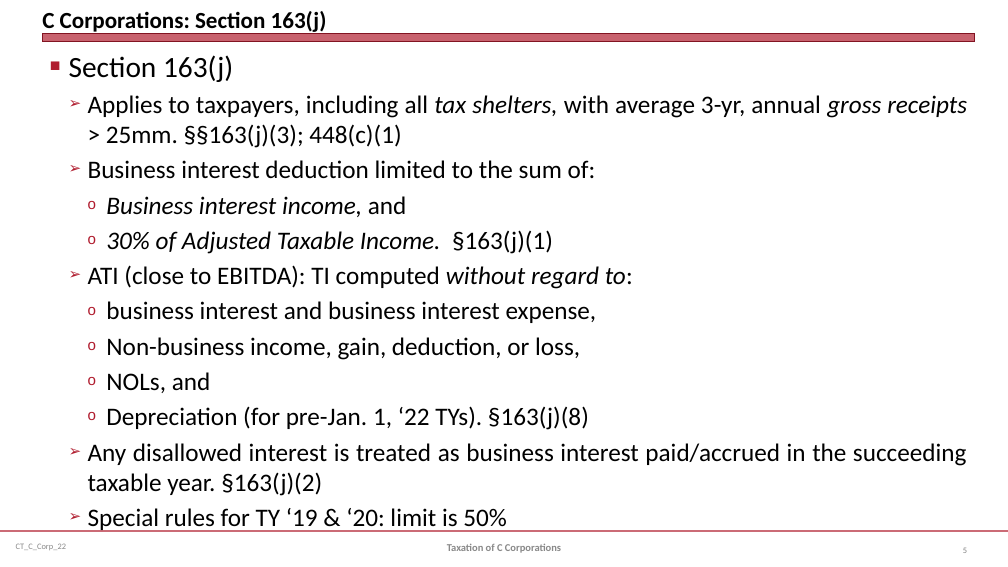
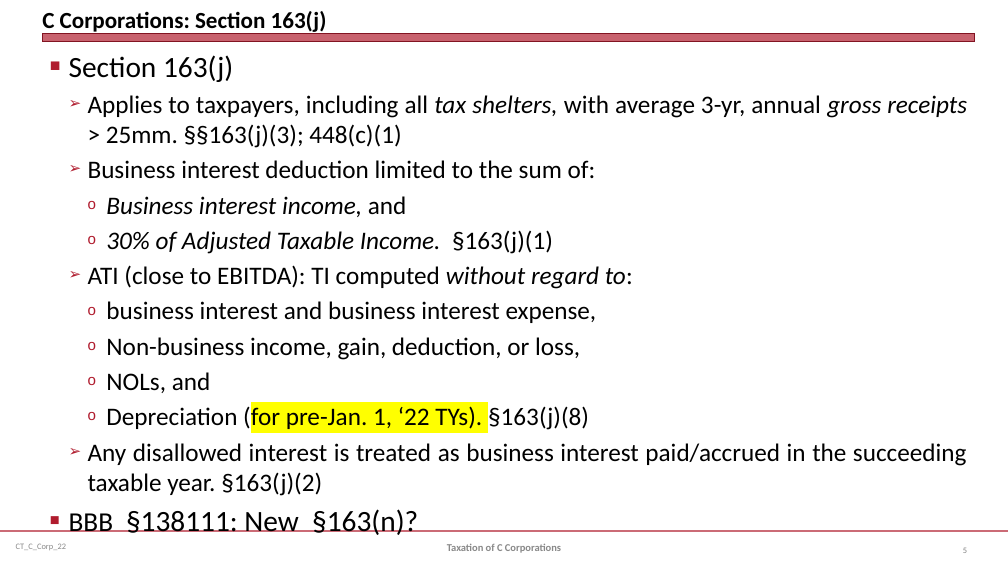
Before and after one commit to jmc877/Corporate-Tax, a slide deck: slide 5 of slides/CT_C_Corp_22.pptx. Drawn at 1008x567 pixels with LibreOffice and Linux fonts; fonts in the diff are those of the drawing. Boxes give left, top, right and bottom in pixels: in the first picture for what was removed or moved away, otherwise in the second. Text is boxed around its words. In the diff, an @@ line names an element or a change of style, - is before the commit and + after.

```diff
--- a/slides/CT_C_Corp_22.pptx
+++ b/slides/CT_C_Corp_22.pptx
@@ text at (106,405,589,432): highlight none to #FFFF00 in "(for pre-Jan. 1, ‘22 TYs)." @@
@@ text at (69,509,418,535): text changed; size 24 to 28 pt @@
-  ➢ Special rules for TY ‘19 & ‘20: limit is 50%
+■ BBB §138111: New §163(n)?
```
Also in this commit, not shown: 6 other slides changed, 5 other files.
